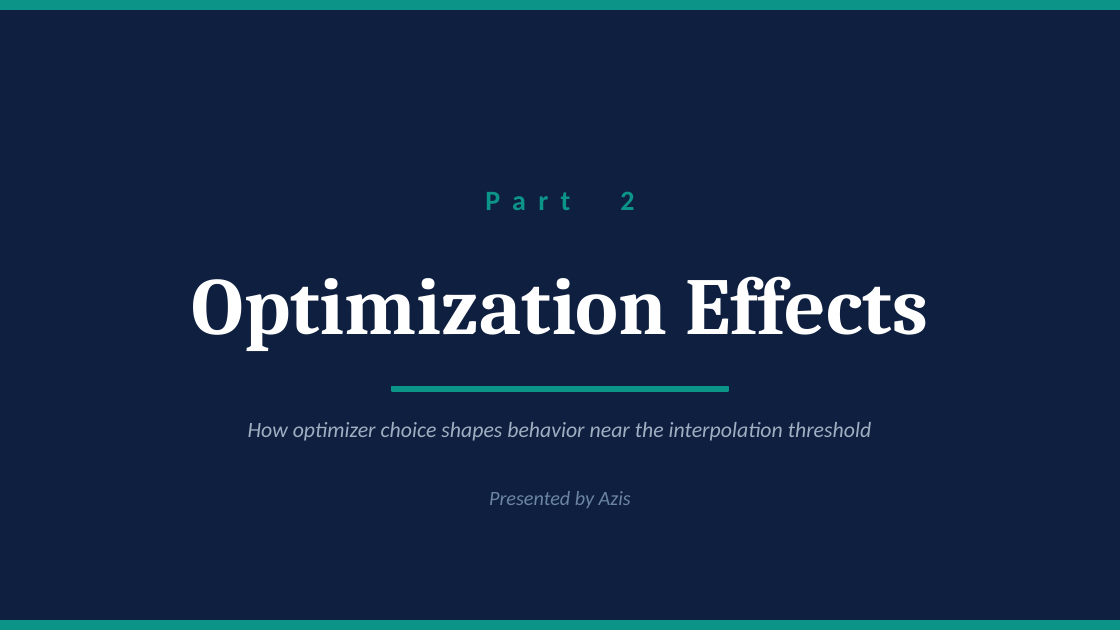
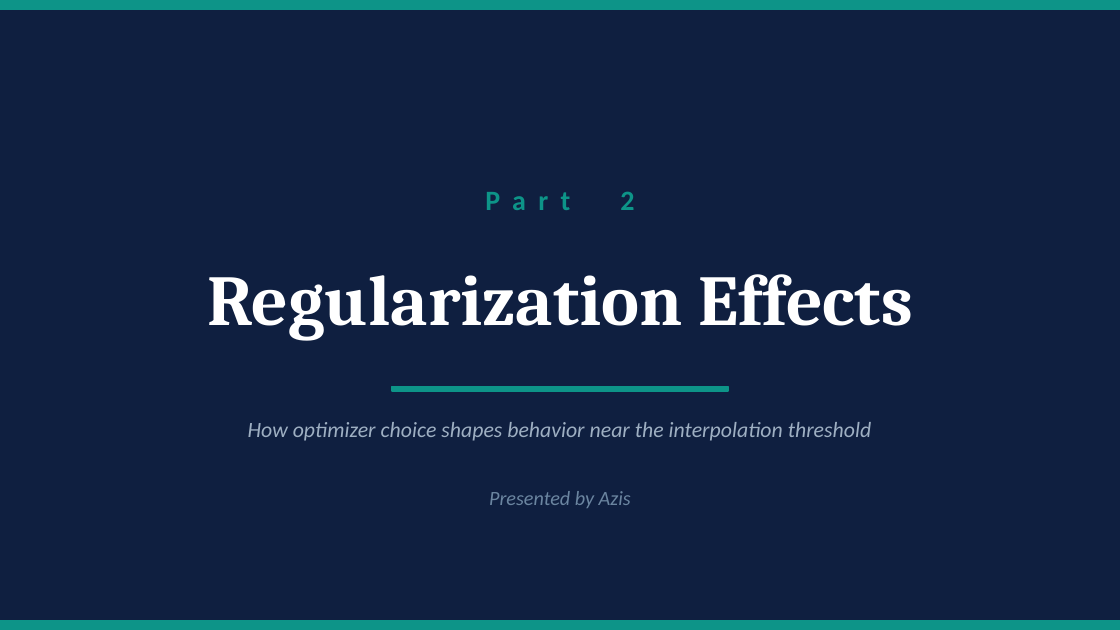
Before and after one commit to LeJ7-commits/double-descent-overparameterized-mlps, a slide deck: slide 9 of slides/double_descent_presentation.pptx. Drawn at 1120x630 pixels with LibreOffice and Linux fonts; fonts in the diff are those of the drawing. Boxes give left, top, right and bottom in pixels: in the first picture for what was removed or moved away, otherwise in the second. Text is boxed around its words. In the diff, an @@ line names an element or a change of style, - is before the commit and + after.

```diff
--- a/slides/double_descent_presentation.pptx
+++ b/slides/double_descent_presentation.pptx
@@ text at <box>207,274,913,340</box>: text changed; size 52 to 46 pt @@
-Optimization Effects
+Regularization Effects
```
Also in this commit, not shown: 2 other slides changed.
